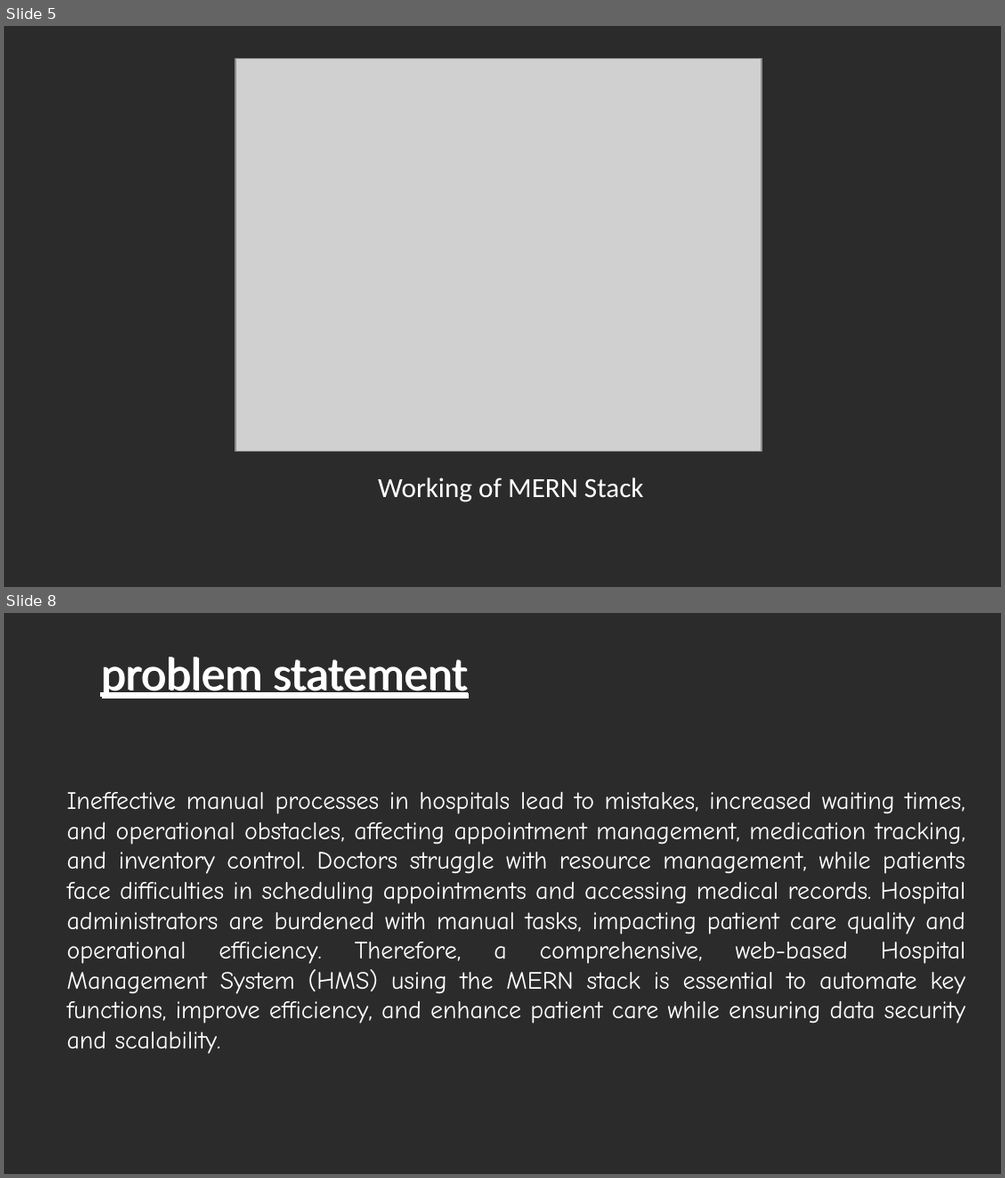
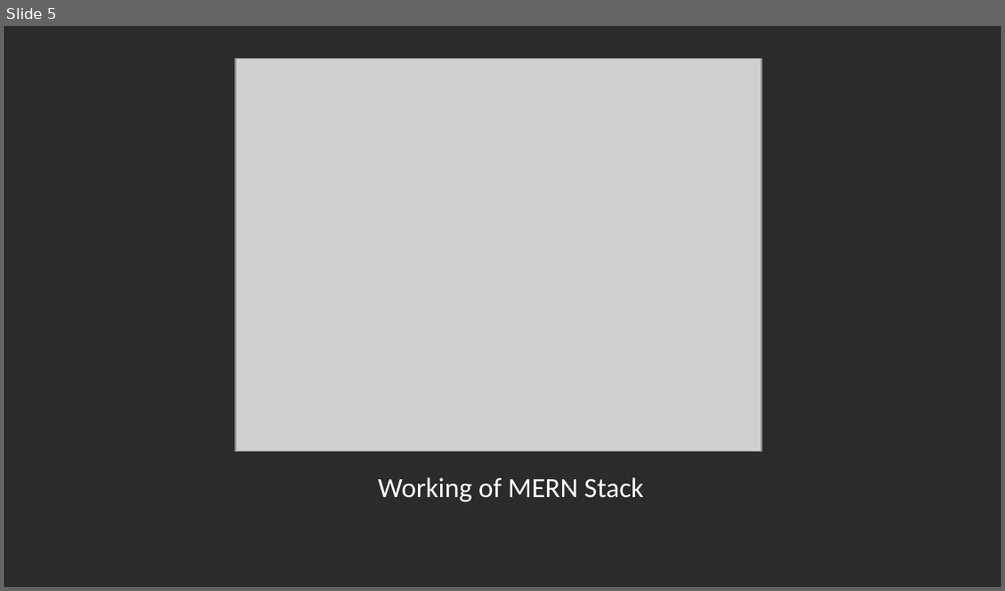
Before and after one commit to Sahithya132002/Final-Year-Project, a slide deck: Review 2.pptx. Shown one above the other, each under a label of ours: slides 5 and 8 before the commit, slide 5 after it; the slides between them are not shown. The pictures are 1005x1178 and 1005x591 pixels, drawn with LibreOffice and Linux fonts; fonts in the diff are those of the drawing; grey boxes stand for pictures; background and template pictures are left out; a plain dark background stands for a picture behind light text. Boxes give left, top, right and bottom in pixels: in the first picture for what was removed or moved away, otherwise in the second. Text is boxed around its words. In the diff, an @@ line names an element or a change of style, - is before the commit and + after.

```diff
--- a/Review 2.pptx
+++ b/Review 2.pptx
@@ slide 8 removed at box(4, 613, 1001, 1174), background picture (left out) @@
@@ title removed at box(100, 657, 468, 698) @@
-problem statement
@@ text removed at box(67, 792, 966, 1054) @@
-Ineffective manual processes in hospitals lead to mistakes, increased waiting times, and operational obstacles, affecting appointment management, medication tracking, and inventory control. Doctors struggle with resource management, while patients face difficulties in scheduling appointments and accessing medical records. Hospital administrators are burdened with manual tasks, impacting patient care quality and operational efficiency. Therefore, a comprehensive, web-based Hospital Management System (HMS) using the MERN stack is essential to automate key functions, improve efficiency, and enhance patient care while ensuring data security and scalability.
```
Also in this commit, not shown: 13 slides changed, 7 slides added, 2 other slides removed, 4 other files.
